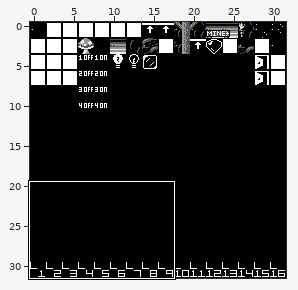
Tiled map, stored at gfx/metatiles.tmx. Above: a wide view before the commit, with the close-up outlined.
Close-up. As it was:
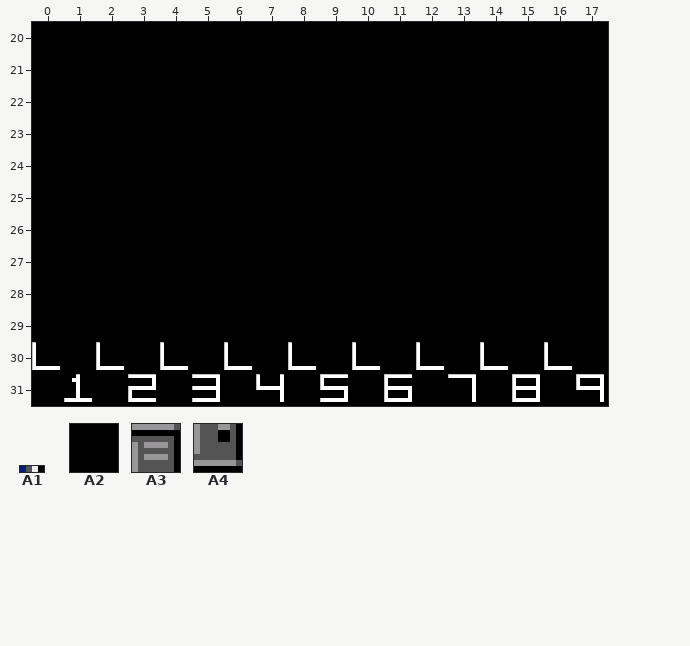
Cells are 8x8 px. Shown: x 0..17, y 20..31. The commit also changed other parts of the map, which this record leaves out. Tiles whose own drawing changed are shown in their newer look in all pictures.
Key: from "pal": A1 0; from "tiles": A2 0, A3 16, A4 49.
__ is an empty cell, ## one hidden under a higher layer.
Layers that did not change in this view are not listed.
Layer "Names" before, first column x 0:
20 A2 A2 A2 A2 A2 A2 A2 A2 A2 A2 A2 A2 A2 A2 A2 A2 A2 A2
21 A2 A2 A2 A2 A2 A2 A2 A2 A2 A2 A2 A2 A2 A2 A2 A2 A2 A2
22 A2 A2 A2 A2 A2 A2 A2 A2 A2 A2 A2 A2 A2 A2 A2 A2 A2 A2
23 A2 A2 A2 A2 A2 A2 A2 A2 A2 A2 A2 A2 A2 A2 A2 A2 A2 A2
24 A2 A2 A2 A2 A2 A2 A2 A2 A2 A2 A2 A2 A2 A2 A2 A2 A2 A2
25 A2 A2 A2 A2 A2 A2 A2 A2 A2 A2 A2 A2 A2 A2 A2 A2 A2 A2
26 A2 A2 A2 A2 A2 A2 A2 A2 A2 A2 A2 A2 A2 A2 A2 A2 A2 A2
27 A2 A2 A2 A2 A2 A2 A2 A2 A2 A2 A2 A2 A2 A2 A2 A2 A2 A2
28 A2 A2 A2 A2 A2 A2 A2 A2 A2 A2 A2 A2 A2 A2 A2 A2 A2 A2
29 A2 A2 A2 A2 A2 A2 A2 A2 A2 A2 A2 A2 A2 A2 A2 A2 A2 A2
30 A3 A3 A3 A3 A3 A3 A3 A3 A3 A3 A3 A3 A3 A3 A3 A3 A3 A3
31 ## A4 ## A4 ## A4 ## A4 ## A4 ## A4 ## A4 ## A4 ## A4
Layer "Attributes" before, first column x 0:
20 __ __ __ __ __ __ __ __ __ __ __ __ __ __ __ __ __ __
21 __ __ __ __ __ __ __ __ __ __ __ __ __ __ __ __ __ __
22 __ __ __ __ __ __ __ __ __ __ __ __ __ __ __ __ __ __
23 __ __ __ __ __ __ __ __ __ __ __ __ __ __ __ __ __ __
24 __ __ __ __ __ __ __ __ __ __ __ __ __ __ __ __ __ __
25 __ __ __ __ __ __ __ __ __ __ __ __ __ __ __ __ __ __
26 __ __ __ __ __ __ __ __ __ __ __ __ __ __ __ __ __ __
27 __ __ __ __ __ __ __ __ __ __ __ __ __ __ __ __ __ __
28 __ __ __ __ __ __ __ __ __ __ __ __ __ __ __ __ __ __
29 __ __ __ __ __ __ __ __ __ __ __ __ __ __ __ __ __ __
30 A1 __ A1 __ A1 __ A1 __ A1 __ A1 __ A1 __ A1 __ A1 __
31 __ __ __ __ __ __ __ __ __ __ __ __ __ __ __ __ __ __
Now the later version:
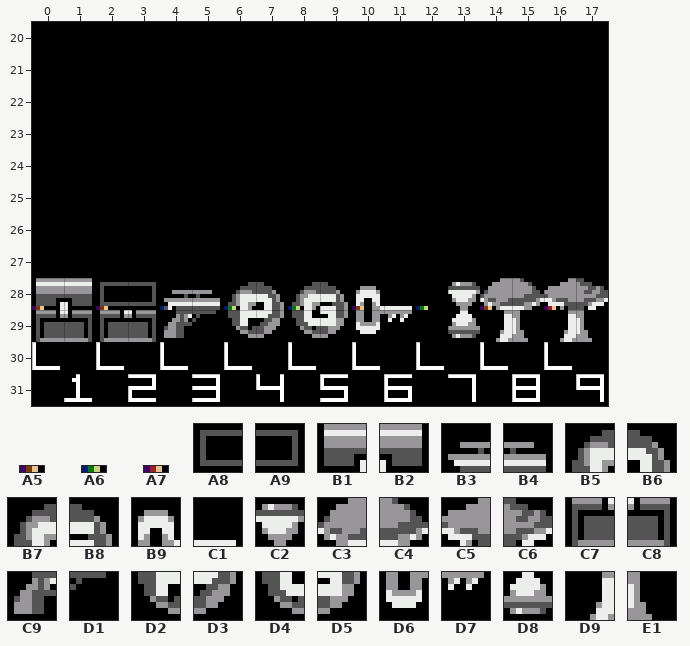
Further tiles: from "pal": A5 1, A6 2, A7 3; from "tiles": A8 45, A9 46, B1 77, B2 78, B3 79, B4 80, B5 81, B6 82, B7 83, B8 84, B9 85, C1 86, C2 87, C3 88, C4 89, C5 90, C6 91, C7 109, C8 110, C9 111, D1 112, D2 113, D3 114, D4 115, D5 116, D6 117, D7 118, D8 119, D9 120, E1 121.
From old to new:
Layer "Names":
The author changed tile A2 to tile A8 in row 28 at x 2.
The author changed tile A2 to tile A9 in row 28 at x 3.
The author changed tile A2 to tile B1 in row 28 at x 0.
The author changed tile A2 to tile B2 in row 28 at x 1.
The author changed tile A2 to tile B3 in row 28 at x 4.
The author changed tile A2 to tile B4 in row 28 at x 5.
The author changed tile A2 to tile B5 in row 28 at x 6.
The author changed tile A2 to tile B6 in row 28 at x 7.
The author changed tile A2 to tile B7 in row 28 at x 8.
The author changed tile A2 to tile B8 in row 28 at x 9.
The author changed tile A2 to tile B9 in row 28 at x 10.
The author changed tile A2 to tile C1 in row 28 at x 11.
The author changed tile A2 to tile C2 in row 28 at x 13.
The author changed tile A2 to tile C3 in row 28 at x 14.
The author changed tile A2 to tile C4 in row 28 at x 15.
The author changed tile A2 to tile C5 in row 28 at x 16.
The author changed tile A2 to tile C6 in row 28 at x 17.
The author changed tile A2 to tile C7 in row 29 at x 0 and 2.
The author changed tile A2 to tile C8 in row 29 at x 1 and 3.
The author changed tile A2 to tile C9 in row 29 at x 4.
The author changed tile A2 to tile D1 in row 29 at x 5.
The author changed tile A2 to tile D2 in row 29 at x 6.
The author changed tile A2 to tile D3 in row 29 at x 7.
The author changed tile A2 to tile D4 in row 29 at x 8.
The author changed tile A2 to tile D5 in row 29 at x 9.
The author changed tile A2 to tile D6 in row 29 at x 10.
The author changed tile A2 to tile D7 in row 29 at x 11.
The author changed tile A2 to tile D8 in row 29 at x 13.
The author changed tile A2 to tile D9 in row 29 at x 14 and 16.
The author changed tile A2 to tile E1 in row 29 at x 15 and 17.
Layer "Attributes":
Tile A1 now appears in row 28 at x 4.
Tile A5 now appears in row 28 at x 0, 2, 10 and 14.
Tile A6 now appears in row 28 at x 6, 8 and 12.
Tile A7 now appears in row 28 at x 16.
Pixel boxes of the changes (left, top, right, bottom) in both close-ups:
changed: (32, 278, 608, 342)
